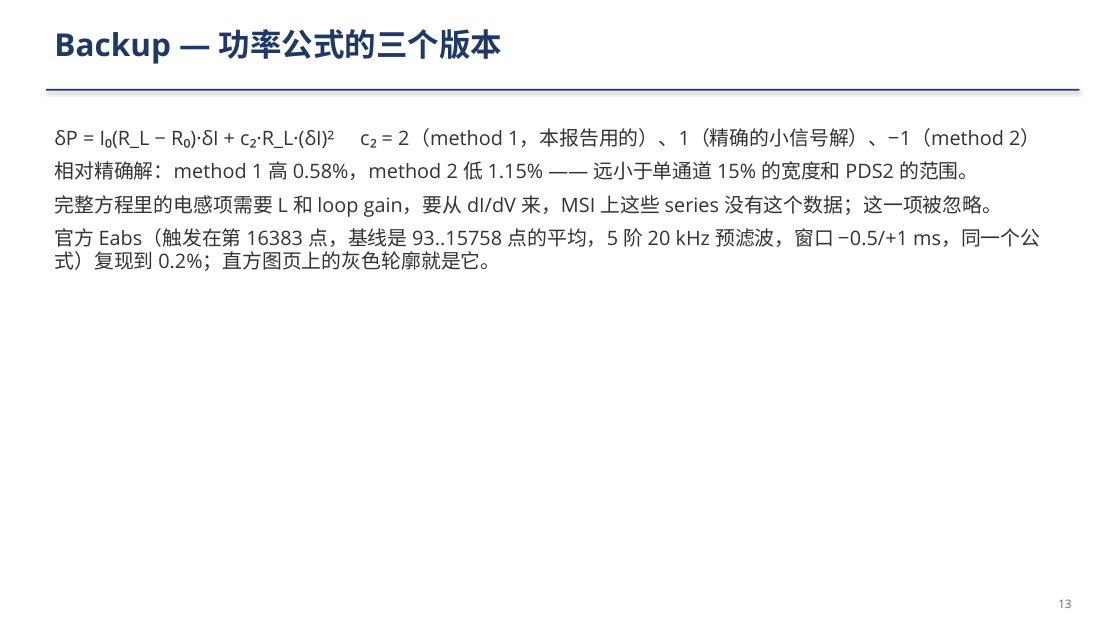
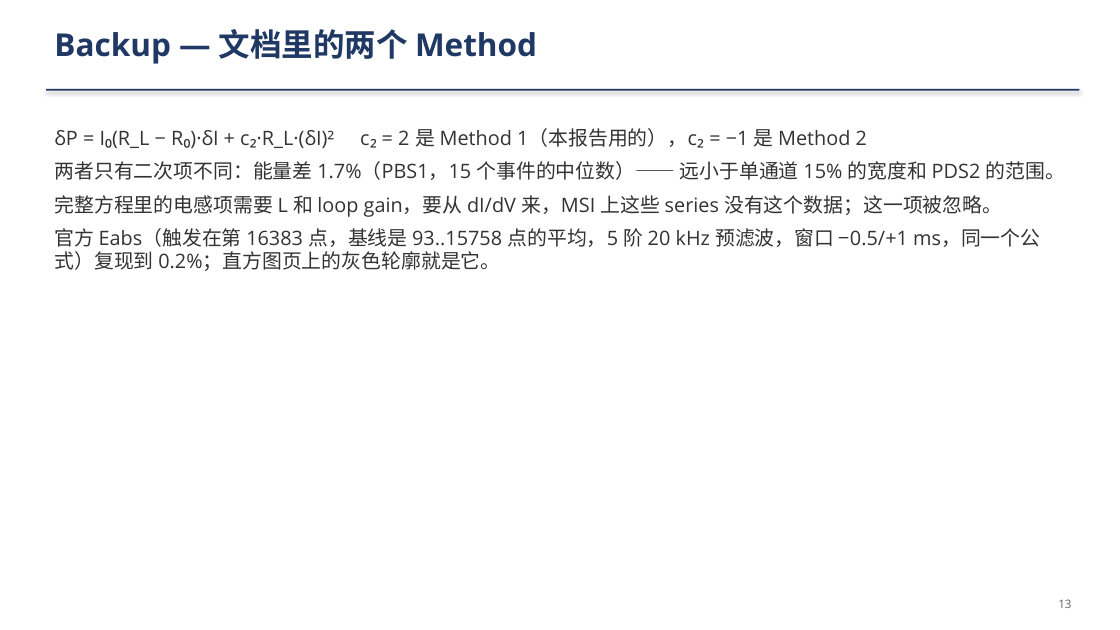
Before and after one commit to ZhihengLi0/urop, a slide deck: slide 13 of snolab/collection_efficiency/presentation/SNOLAB_R4_collection_efficiency_20260910_zh.pptx. Drawn at 1120x630 pixels with LibreOffice and Linux fonts; fonts in the diff are those of the drawing. Boxes give left, top, right and bottom in pixels: in the first picture for what was removed or moved away, otherwise in the second. Text is boxed around its words. In the diff, an @@ line names an element or a change of style, - is before the commit and + after.

```diff
--- a/snolab/collection_efficiency/presentation/SNOLAB_R4_collection_efficiency_20260910_zh.pptx
+++ b/snolab/collection_efficiency/presentation/SNOLAB_R4_collection_efficiency_20260910_zh.pptx
@@ text at <box>54,29,537,64</box>: text changed @@
-Backup — 功率公式的三个版本
+Backup — 文档里的两个 Method
@@ text at <box>54,128,1065,180</box>: text changed @@
-δP = I₀(R_L − R₀)·δI + c₂·R_L·(δI)² c₂ = 2（method 1，本报告用的）、1（精确的小信号解）、−1（method 2）
-相对精确解：method 1 高 0.58%，method 2 低 1.15% —— 远小于单通道 15% 的宽度和 PDS2 的范围。
+δP = I₀(R_L − R₀)·δI + c₂·R_L·(δI)² c₂ = 2 是 Method 1（本报告用的），c₂ = −1 是 Method 2
+两者只有二次项不同：能量差 1.7%（PBS1，15 个事件的中位数）—— 远小于单通道 15% 的宽度和 PDS2 的范围。
```
Also in this commit, not shown: 1 other slide changed, 8 other files.
